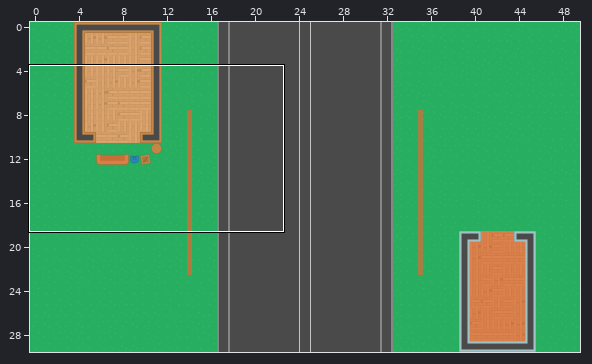
An edit to a level. Tiled map, maps/level1.tmx. The first picture is a wide view before the edit; the outline marks the close-up.
Close-up. Earlier state:
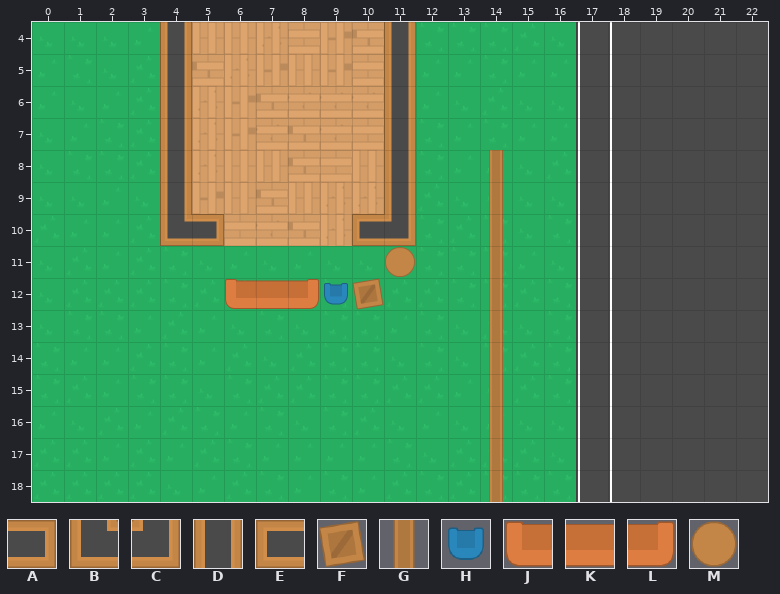
Cells are 64x64 px. Shown: x 0..22, y 4..18.
Key: from "Kenney Topdown Shooter Pack": A 122, B 144, C 145, D 146, E 150, F 155, G 440, H 450, J 473, K 474, L 475, M 505.
_ is an empty cell.
Layers that did not change in this view are not listed.
Layer "walls" before, first column x 0:
 4 ____D______D___________
 5 ____D______D___________
 6 ____D______D___________
 7 ____D______D___________
 8 ____D______D__G________
 9 ____D______D__G________
10 ____BA____EC__G________
11 ___________M__G________
12 ______JKLHF___G________
13 ______________G________
14 ______________G________
15 ______________G________
16 ______________G________
17 ______________G________
18 ______________G________
After:
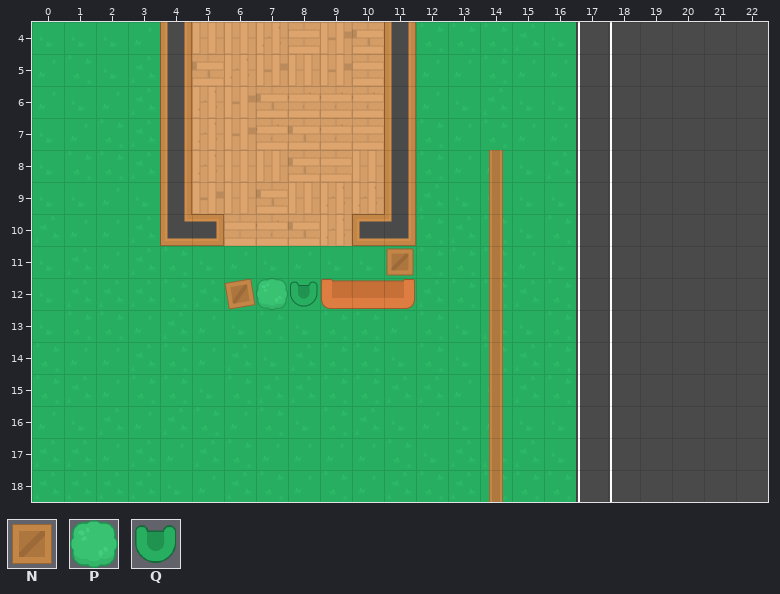
Further tiles: from "Kenney Topdown Shooter Pack": N 128, P 182, Q 449.
Tiles of an added or newly shown layer are drawn over the layers below it.
Change:
Changed rows in their new state; . is an unchanged cell.
Layer "walls":
first column x 6:
11 ....._
12 _____.
Layer "objects" (added):
first column x 6:
11 .....N
12 FPQJKL
Where, in picture pixels (left, top, right, bottom), the same in both close-ups:
changed: (224, 247, 415, 310)
